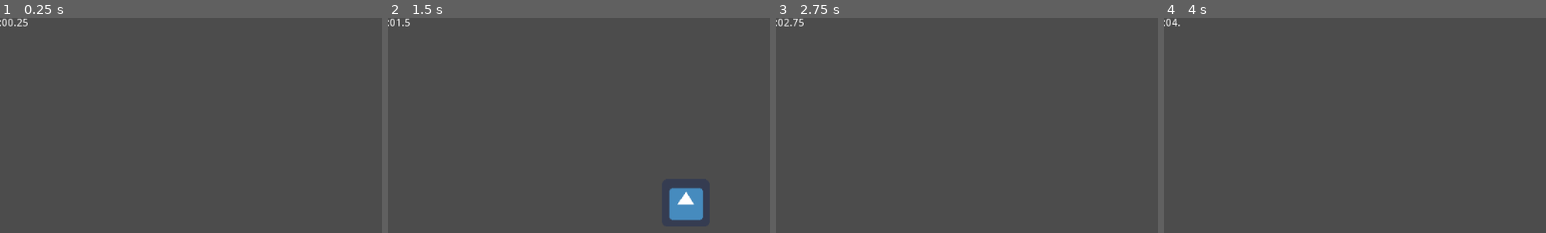
Above: before the commit, frames 1-4 (left to right).
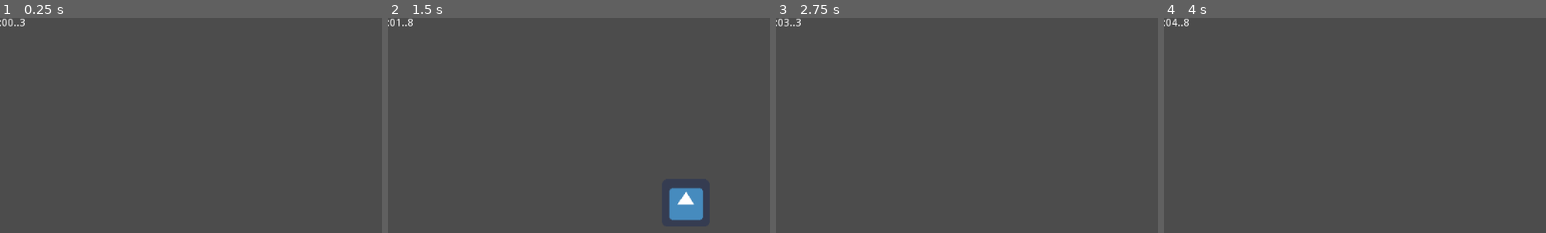
Above: after the commit, the same moments.

Repository: fredgreen182/SkatePlat
Game: Godot game, scene res://TestLevel.tscn
Same seed, same stepped clock (60 frames per second), same inputs: the game is played once before the commit and once after it. The engine's default icon, where the game draws it, is replaced by a stand-in: a white triangle on a blue panel in a dark square.
Inputs:
- Up to frame 1 (0.25 s): no input
- Up to frame 2 (1.5 s): hold Right (ui_right) from 0.53 s (still down); tap Space (jump) at 0.77 s
- Up to frame 3 (2.75 s): tap Space (jump) at 1.52 s; release Right (ui_right) at 2.03 s; hold Left (ui_left) from 2.03 s (still down)
- Up to frame 4 (4 s): release Left (ui_left) at 2.78 s; hold Right (ui_right) from 2.78 s (still down); tap Space (jump) at 3.02, 3.77 s
The pictures show only the part of the screen within x 2-52%, y 0-50%; the shares and areas given below are measured in that part.

The runs differ from the first frame. In frame 1, less than 0.1% of the frame differs, in the area x 4-8%, y 0-4%; in frame 2, less than 0.1%; in frame 3, less than 0.1%, in the area x 2-8%, y 0-4%; in frame 4, less than 0.1%.

Commit message:
stopwatch

Diff:
--- /dev/null
+++ b/GUI.tscn
@@ -0,0 +1,39 @@
+[gd_scene load_steps=2 format=2]
+
+[ext_resource path="res://Screen Timer.gd" type="Script" id=1]
+
+[node name="GUI" type="CanvasLayer" index="0"]
+
+layer = 1
+offset = Vector2( 0, 0 )
+rotation = 0.0
+scale = Vector2( 1, 1 )
+transform = Transform2D( 1, 0, 0, 1, 0, 0 )
+
+[node name="Screen Timer" type="RichTextLabel" parent="." index="0"]
+
+anchor_left = 0.0
+anchor_top = 0.0
+anchor_right = 0.0
+anchor_bottom = 0.0
+margin_right = 57.0
+margin_bottom = 13.0
+rect_pivot_offset = Vector2( 0, 0 )
+rect_clip_content = true
+mouse_filter = 0
+mouse_default_cursor_shape = 0
+size_flags_horizontal = 1
+size_flags_vertical = 1
+bbcode_enabled = false
+bbcode_text = ""
+visible_characters = -1
+percent_visible = 1.0
+meta_underlined = true
+tab_size = 4
+text = "00:00:00"
+scroll_active = false
+scroll_following = false
+selection_enabled = false
+override_selected_font_color = false
+script = ExtResource( 1 )
+_sections_unfolded = [ "Rect" ]
--- a/Screen Timer.gd
+++ b/Screen Timer.gd
@@ -13,6 +13,7 @@
 
 func get_time(delta):
 	stopwatch += delta
+	stopwatch = stepify(stopwatch, 0.01)
 	return get_minutes(stopwatch) + ":" + get_seconds(stopwatch) + "." + get_milliseconds(stopwatch)
 
 func get_minutes(time):
@@ -34,7 +35,14 @@
 	return seconds
 
 func get_milliseconds(time):
-	milliseconds = fmod(stopwatch, 60)
-	milliseconds = stepify(milliseconds, 0.01)
-	milliseconds = str(milliseconds).right(2)
+	milliseconds = fmod(time, 1)
+	if(milliseconds==0):
+		milliseconds = "00"
+	elif(str(milliseconds).length()<4):
+		milliseconds = str(milliseconds)
+		milliseconds = milliseconds.right(1) + "0"
+	else:
+		milliseconds = str(milliseconds)
+		milliseconds = milliseconds.right(2)
+	print(milliseconds)
 	return milliseconds
--- a/TestLevel.tscn
+++ b/TestLevel.tscn
@@ -2,46 +2,12 @@
 
 [ext_resource path="res://Player.tscn" type="PackedScene" id=1]
 [ext_resource path="res://Level.tscn" type="PackedScene" id=2]
-[ext_resource path="res://Screen Timer.gd" type="Script" id=3]
+[ext_resource path="res://GUI.tscn" type="PackedScene" id=3]
 
-[node name="World" type="Node2D" index="0"]
+[node name="World" type="Node2D"]
 
 [node name="Player" parent="." index="0" instance=ExtResource( 1 )]
 
 [node name="Level" parent="." index="1" instance=ExtResource( 2 )]
 
-[node name="CanvasLayer" type="CanvasLayer" parent="." index="2"]
-
-layer = 1
-offset = Vector2( 0, 0 )
-rotation = 0.0
-scale = Vector2( 1, 1 )
-transform = Transform2D( 1, 0, 0, 1, 0, 0 )
-
-[node name="Screen Timer" type="RichTextLabel" parent="CanvasLayer" index="0"]
-
-anchor_left = 0.0
-anchor_top = 0.0
-anchor_right = 0.0
-anchor_bottom = 0.0
-margin_right = 57.0
-margin_bottom = 13.0
-rect_pivot_offset = Vector2( 0, 0 )
-rect_clip_content = true
-mouse_filter = 0
-mouse_default_cursor_shape = 0
-size_flags_horizontal = 1
-size_flags_vertical = 1
-bbcode_enabled = false
-bbcode_text = ""
-visible_characters = -1
-percent_visible = 1.0
-meta_underlined = true
-tab_size = 4
-text = "00:00:00"
-scroll_active = false
-scroll_following = false
-selection_enabled = false
-override_selected_font_color = false
-script = ExtResource( 3 )
-_sections_unfolded = [ "Rect" ]
+[node name="GUI" parent="." index="2" instance=ExtResource( 3 )]
